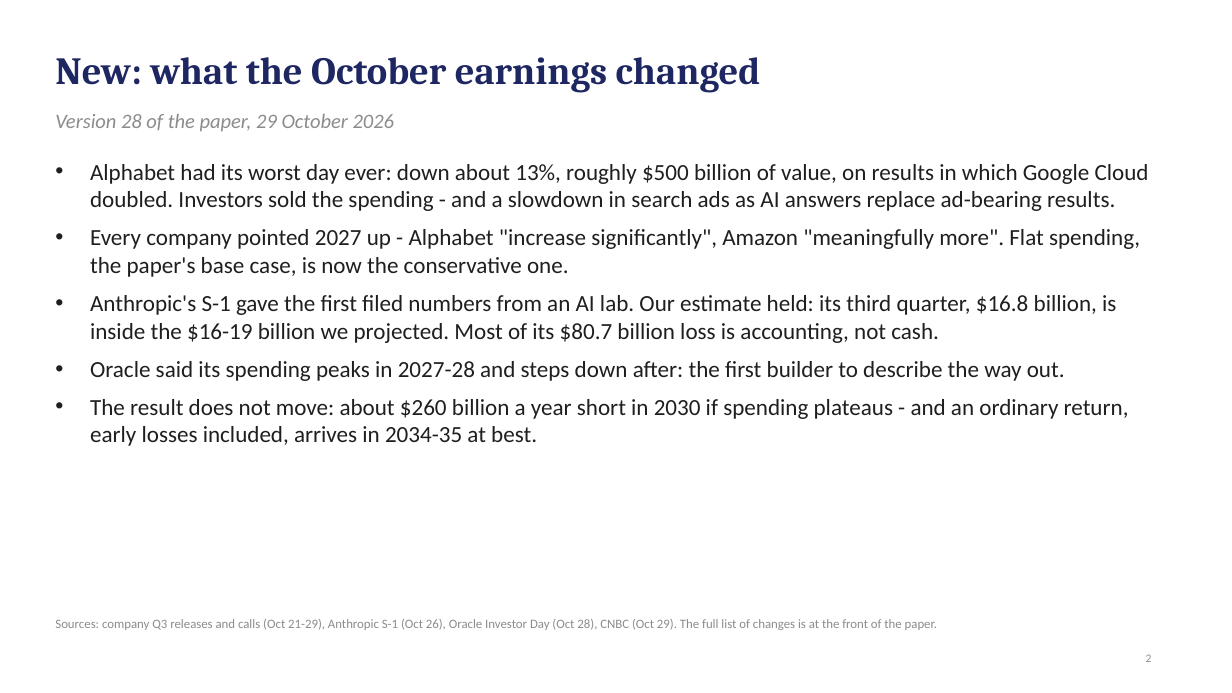
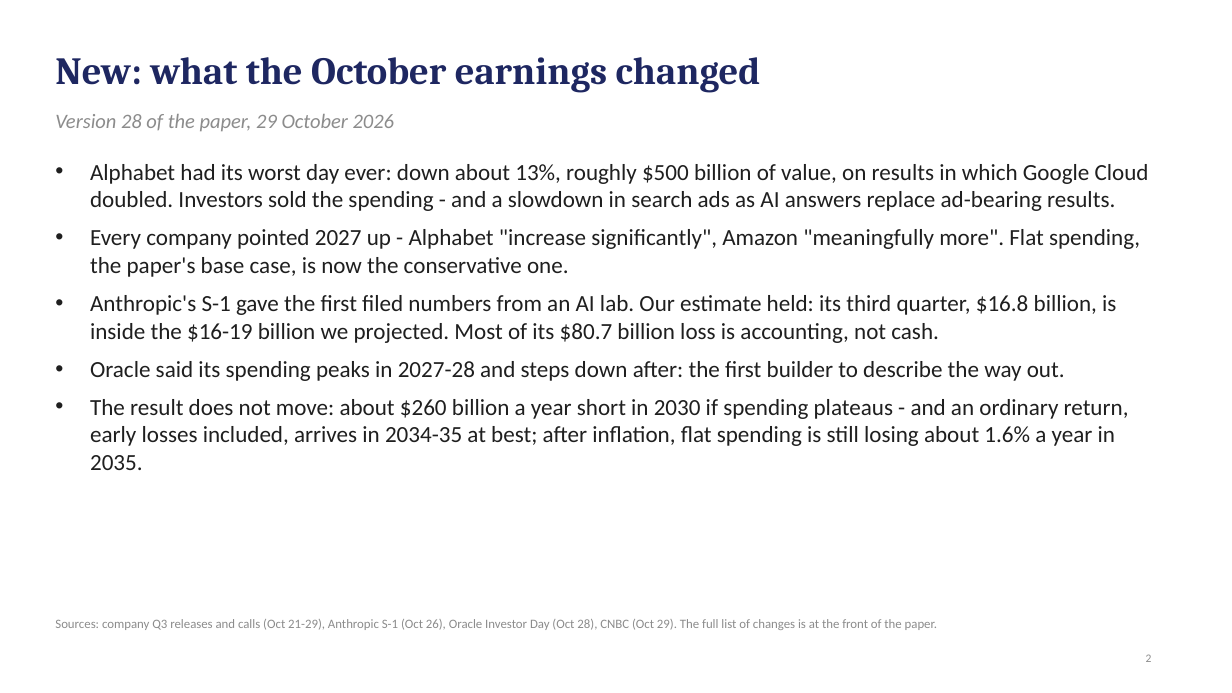
Before and after one commit to desfitz/ai-compute-limits, a slide deck: slide 2 of paper/easy_deck_v29.pptx. Drawn at 1232x693 pixels with LibreOffice and Linux fonts; fonts in the diff are those of the drawing. Boxes give left, top, right and bottom in pixels: in the first picture for what was removed or moved away, otherwise in the second. Text is boxed around its words. In the diff, an @@ line names an element or a change of style, - is before the commit and + after.

```diff
--- a/paper/easy_deck_v29.pptx
+++ b/paper/easy_deck_v29.pptx
@@ text at (90,399,1129,470): text changed @@
-• The result does not move: about $260 billion a year short in 2030 if spending plateaus - and an ordinary return, early losses included, arrives in 2034-35 at best.
+• The result does not move: about $260 billion a year short in 2030 if spending plateaus - and an ordinary return, early losses included, arrives in 2034-35 at best; after inflation, flat spending is still losing about 1.6% a year in 2035.
```
Also in this commit, not shown: 1 other slide changed, 1 slide added, 8 other files.
